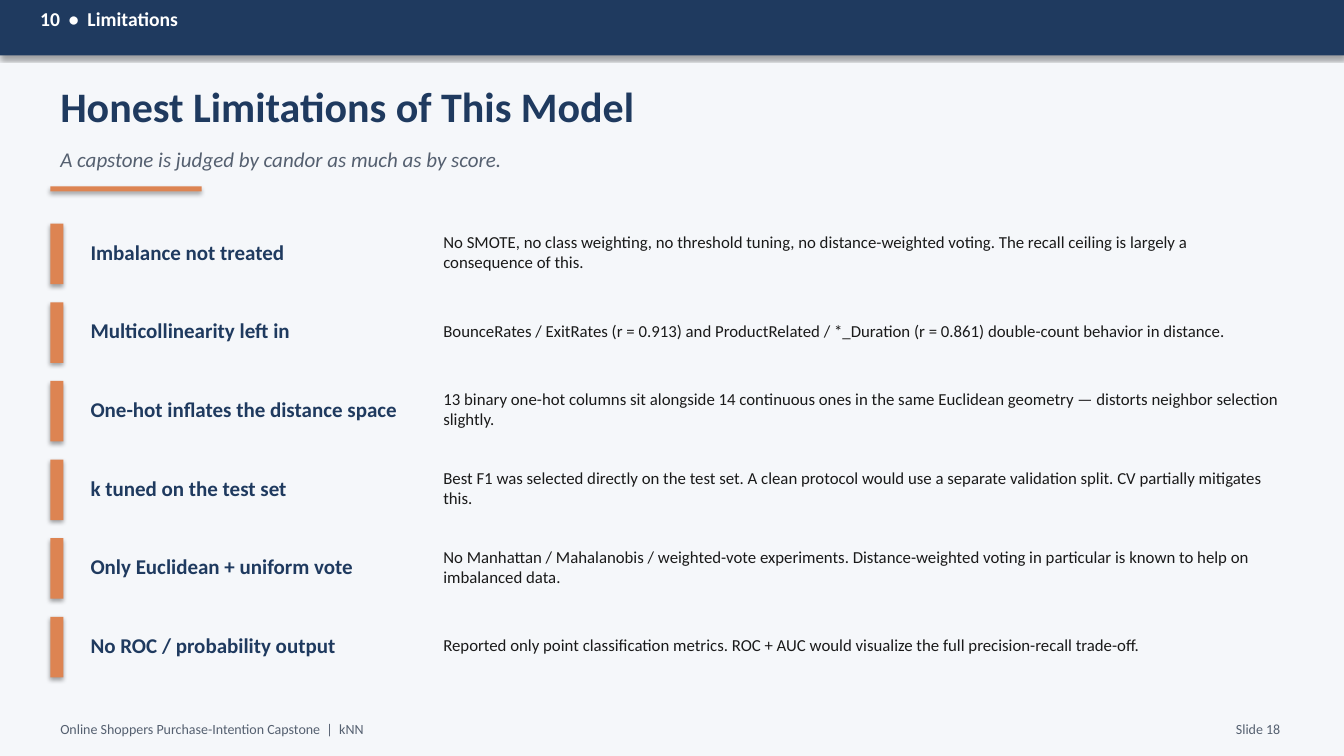
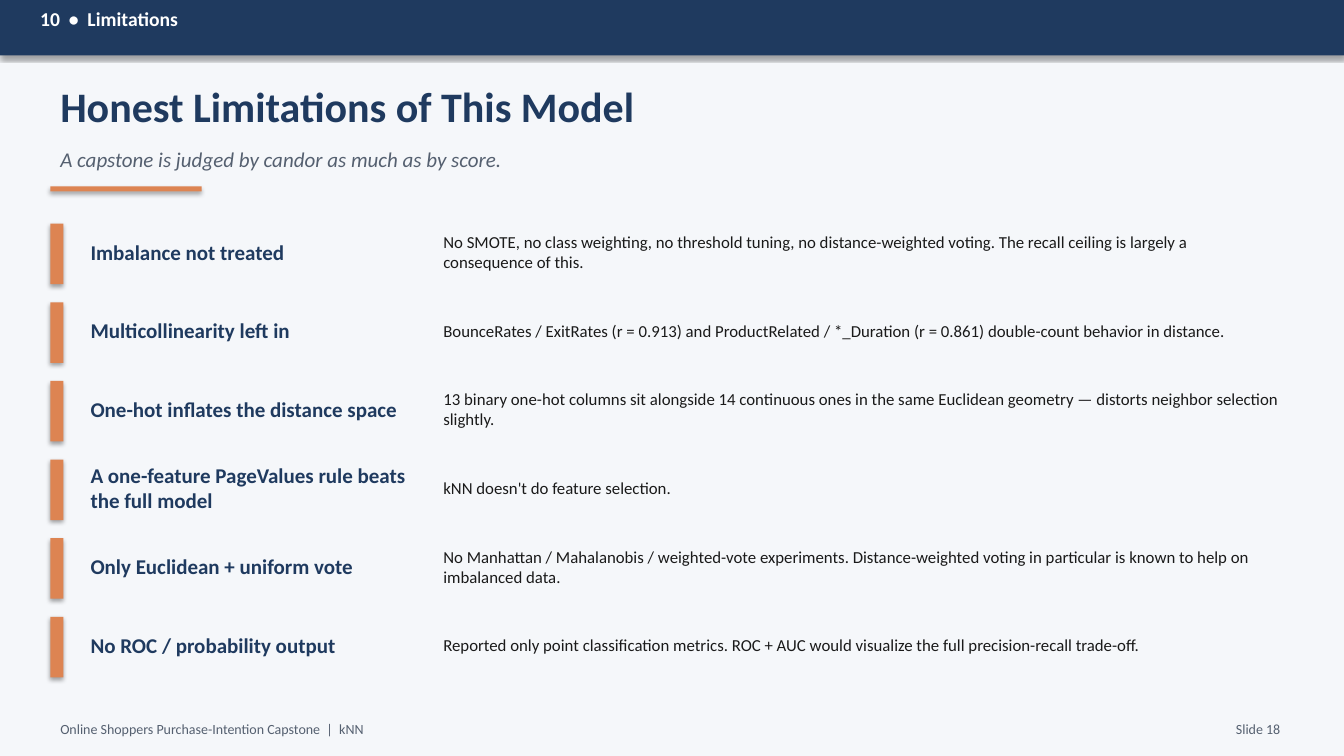
Before and after one commit to RodneeGlenMartin/Capstone-KNN-OnlineShoppers, a slide deck: slide 18 of Capstone_Presentation.pptx. Drawn at 1344x756 pixels with LibreOffice and Linux fonts; fonts in the diff are those of the drawing. Boxes give left, top, right and bottom in pixels: in the first picture for what was removed or moved away, otherwise in the second. Text is boxed around its words. In the diff, an @@ line names an element or a change of style, - is before the commit and + after.

```diff
--- a/Capstone_Presentation.pptx
+++ b/Capstone_Presentation.pptx
@@ text at (91, 468, 406, 508): text changed @@
-k tuned on the test set
+A one-feature PageValues rule beats the full model
@@ text at (443, 482, 670, 494): text changed @@
-Best F1 was selected directly on the test set. A clean protocol would use a separate validation split. CV partially mitigates this.
+kNN doesn't do feature selection.
```
Also in this commit, not shown: 2 other slides changed, 4 other files.
